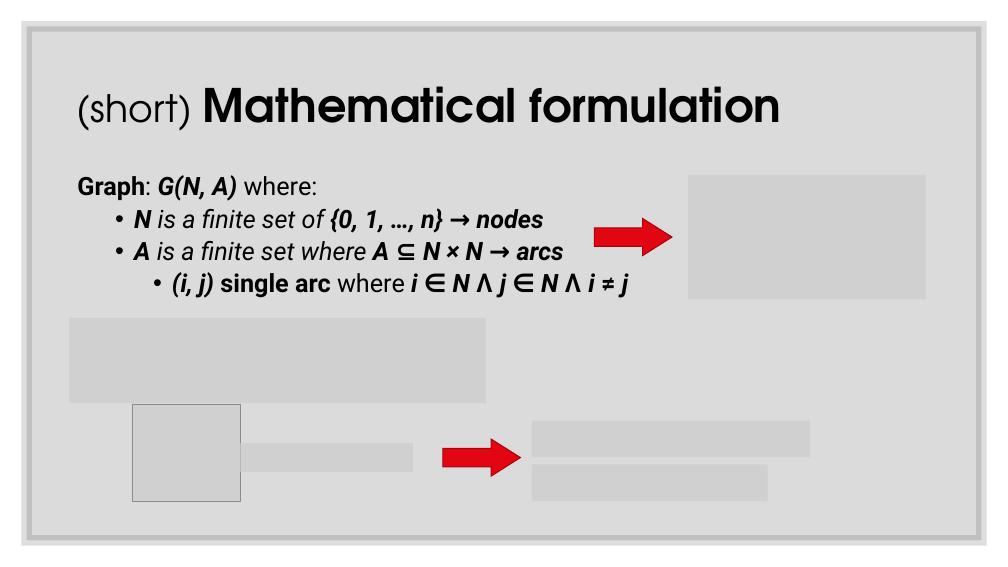
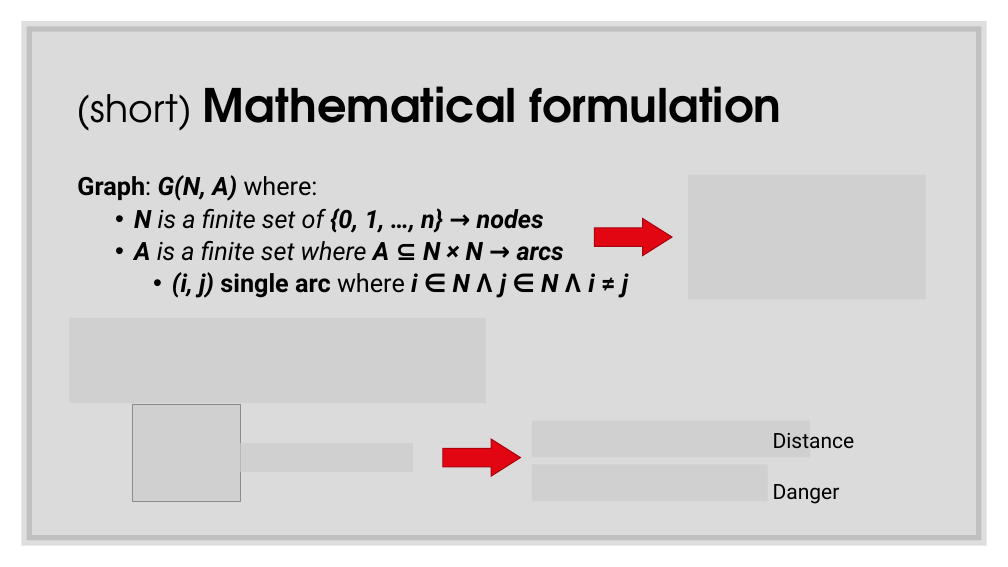
Before and after one commit to AndreaRoss96/MulticriteriaShortestPathsProblem, a slide deck: slide 4 of notes/Bicriteria Paths Problem.pptx. Drawn at 1008x567 pixels with LibreOffice and Linux fonts; fonts in the diff are those of the drawing; grey boxes stand for pictures. Boxes give left, top, right and bottom in pixels: in the first picture for what was removed or moved away, otherwise in the second. Text is boxed around its words. In the diff, an @@ line names an element or a change of style, - is before the commit and + after.

```diff
--- a/notes/Bicriteria Paths Problem.pptx
+++ b/notes/Bicriteria Paths Problem.pptx
@@ text added at [773,433,855,504], 20 pt, text #000000 @@
+Distance
+Danger
```
Also in this commit, not shown: 1 other slide changed, 1 slide added, 7 other files.
